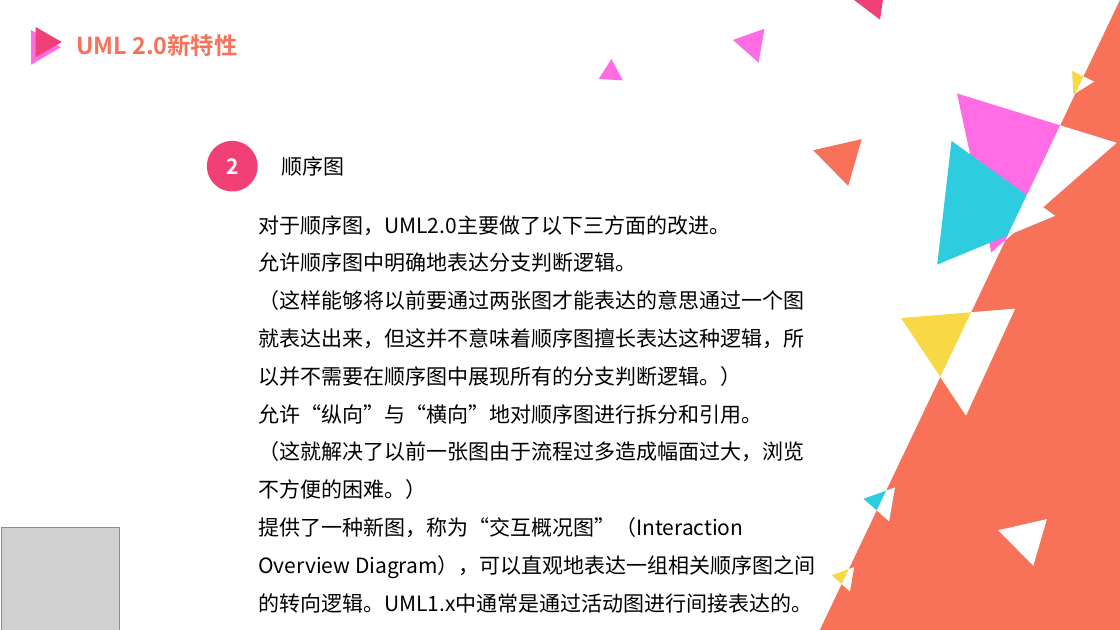
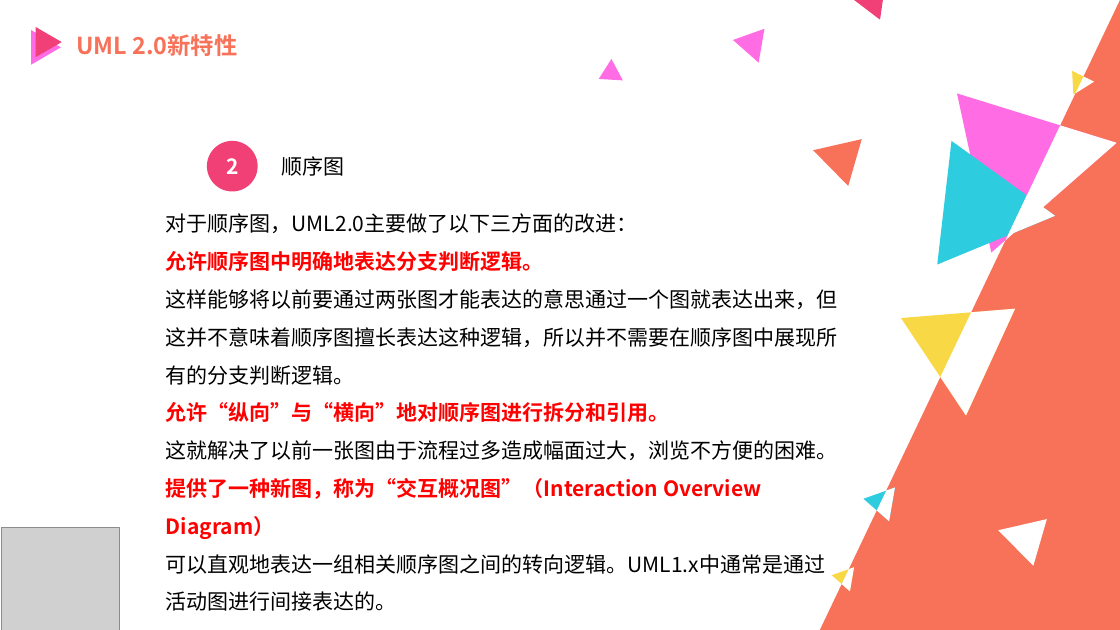
Before and after one commit to MrBlackry/SE-Education-Assistant-System, a slide deck: slide 52 of 非受控文档/陈铭阳/PRD2018-G12-UML概述PPT.pptx. Drawn at 1120x630 pixels with LibreOffice and Linux fonts; fonts in the diff are those of the drawing; grey boxes stand for pictures. Boxes give left, top, right and bottom in pixels: in the first picture for what was removed or moved away, otherwise in the second. Text is boxed around its words. In the diff, an @@ line names an element or a change of style, - is before the commit and + after.

```diff
--- a/非受控文档/陈铭阳/PRD2018-G12-UML概述PPT.pptx
+++ b/非受控文档/陈铭阳/PRD2018-G12-UML概述PPT.pptx
@@ text "对于顺序图，UML2.0主要做了以下三方面的改进：": place and size @@
-text "对于顺序图，UML2.0主要做了以下三方面的改进：" at box(258, 215, 816, 613)
+text "对于顺序图，UML2.0主要做了以下三方面的改进：" at box(166, 213, 838, 611)
@@ text at box(166, 213, 638, 233): text changed @@
-对于顺序图，UML2.0主要做了以下三方面的改进。
+对于顺序图，UML2.0主要做了以下三方面的改进：
@@ text at box(166, 251, 670, 422): text colour #000000 to #FF0000, bold on in "允许顺序图中明确地表达分支判断逻辑。", "允许“纵向”与“横向”地对顺序图进行拆分和引用。" @@
@@ text at box(166, 289, 838, 385): text changed @@
-（这样能够将以前要通过两张图才能表达的意思通过一个图就表达出来，但这并不意味着顺序图擅长表达这种逻辑，所以并不需要在顺序图中展现所有的分支判断逻辑。）
+这样能够将以前要通过两张图才能表达的意思通过一个图就表达出来，但这并不意味着顺序图擅长表达这种逻辑，所以并不需要在顺序图中展现所有的分支判断逻辑。
@@ text at box(166, 440, 838, 611): text changed @@
-（这就解决了以前一张图由于流程过多造成幅面过大，浏览不方便的困难。）
-提供了一种新图，称为“交互概况图”（Interaction Overview Diagram），可以直观地表达一组相关顺序图之间的转向逻辑。UML1.x中通常是通过活动图进行间接表达的。
+这就解决了以前一张图由于流程过多造成幅面过大，浏览不方便的困难。
+提供了一种新图，称为“交互概况图”（Interaction Overview Diagram）
+可以直观地表达一组相关顺序图之间的转向逻辑。UML1.x中通常是通过活动图进行间接表达的。
```
Also in this commit, not shown: 31 other slides changed.
